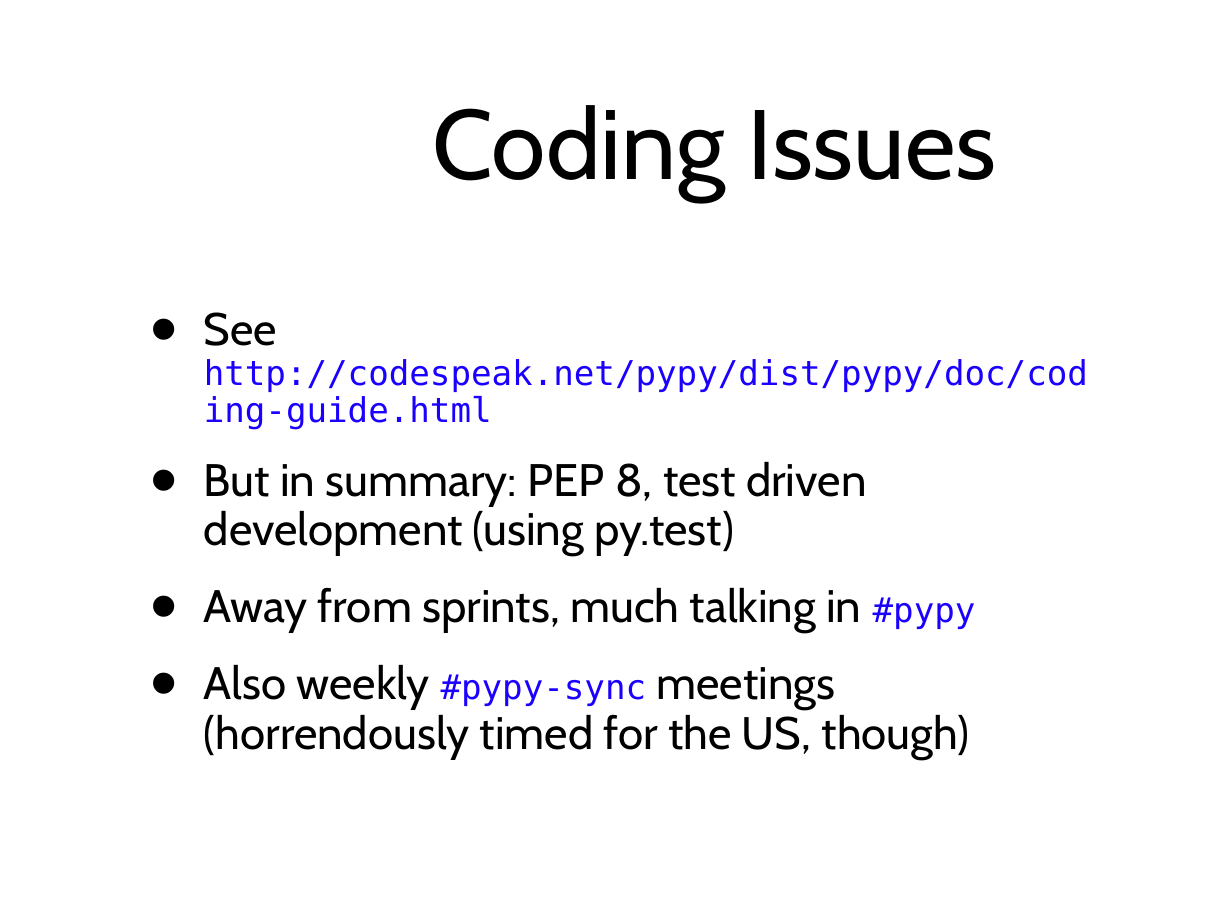
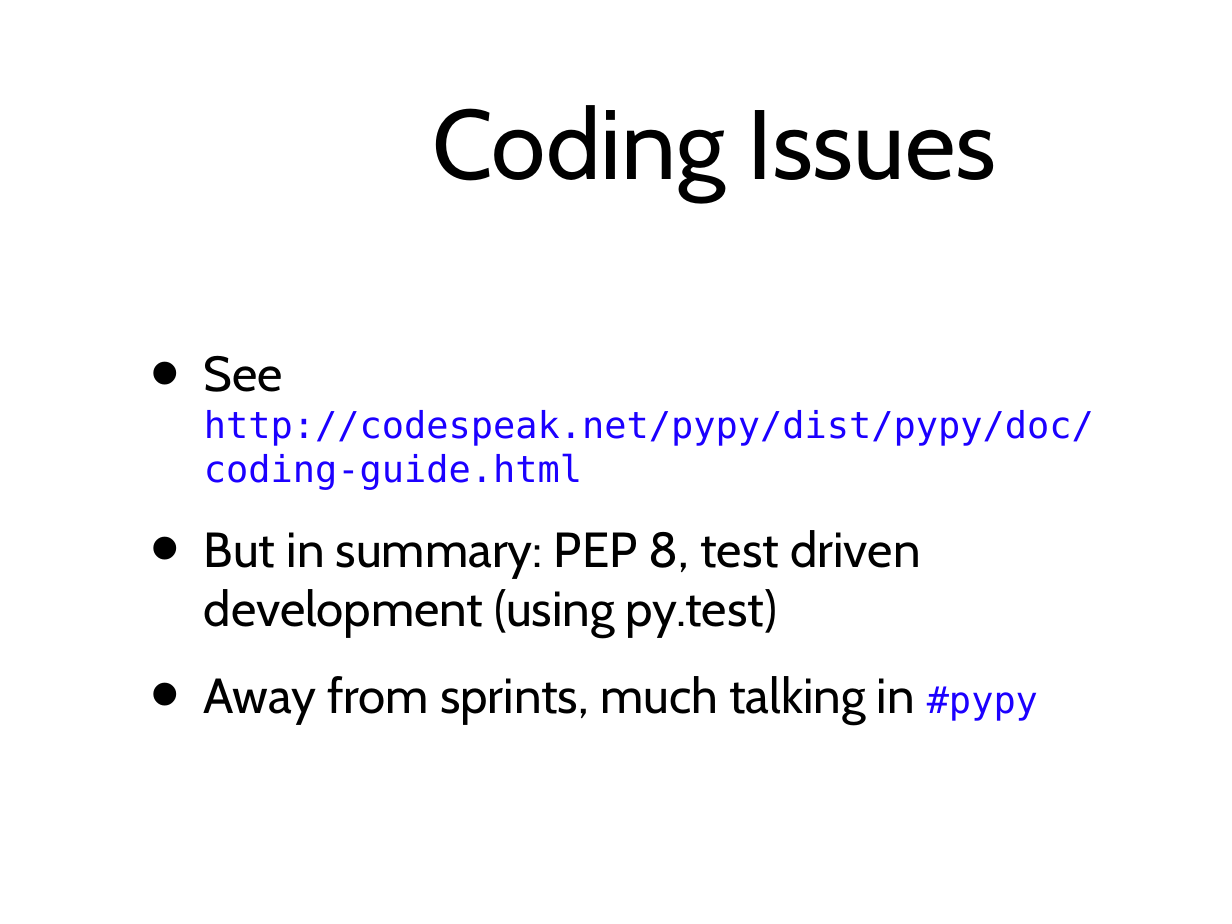
Before and after one commit to wdv4758h/pypy-extradoc, a slide deck: slide 41 of talk/sprint-introduction.ppt (slide 32 before the commit). Drawn at 1232x924 pixels with LibreOffice and Linux fonts; fonts in the diff are those of the drawing; background and template pictures are left out. Boxes give left, top, right and bottom in pixels: in the first picture for what was removed or moved away, otherwise in the second. Text is boxed around its words. In the diff, an @@ line names an element or a change of style, - is before the commit and + after.

Commit message:
(mwh, pedronis) minor updates to the sprint introduction for the Limerick sprint.

```diff
--- a/talk/sprint-introduction.ppt
+++ b/talk/sprint-introduction.ppt
@@ text "See http://codespeak.net/pypy/dist/pypy/doc/coding-guide.htm ..." at <box>204,355,1094,724</box>: size 29.6 to 32 pt in "See", "But in summary: PEP 8, test driven ...", "Away from sprints, much talking in"; size 22.2 to 24 pt in "http://codespeak.net/pypy/dist/pypy/doc/coding-guide.html", "#pypy"; line spacing 0.9 to 1 @@
@@ text at <box>204,664,969,759</box>: paragraph removed @@
-• Also weekly #pypy-sync meetings (horrendously timed for the US, though)
```
Also in this commit, not shown: 10 other slides changed, 10 slides added, 1 slide removed, 28 other files.
